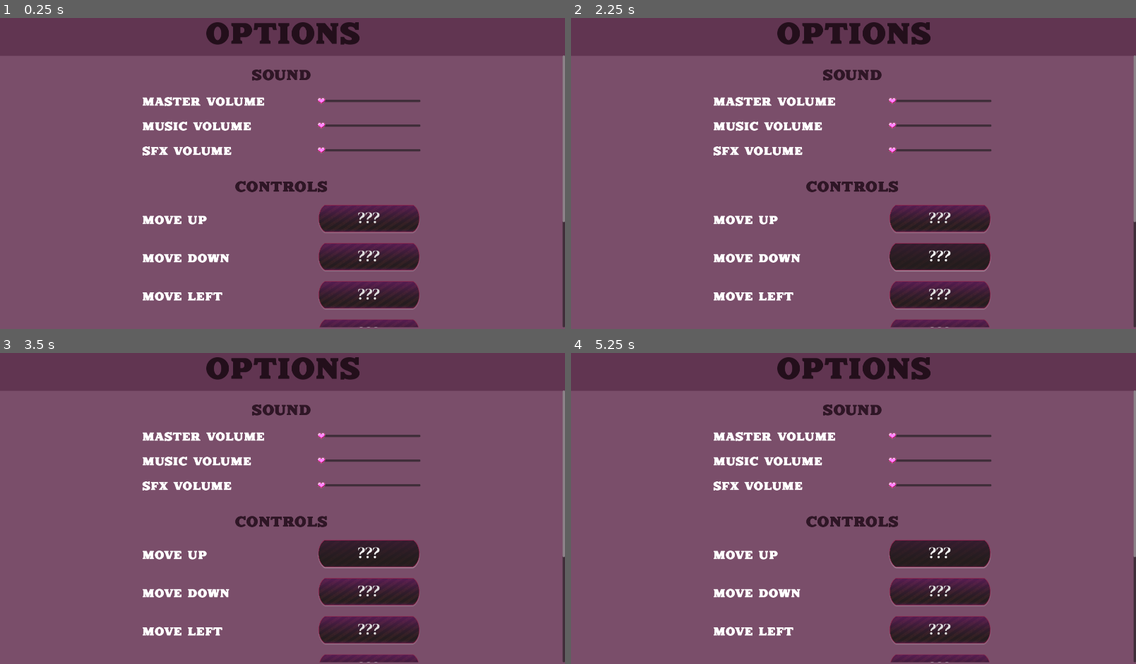
Above: before the commit, frames 1-4 (two rows, left to right).
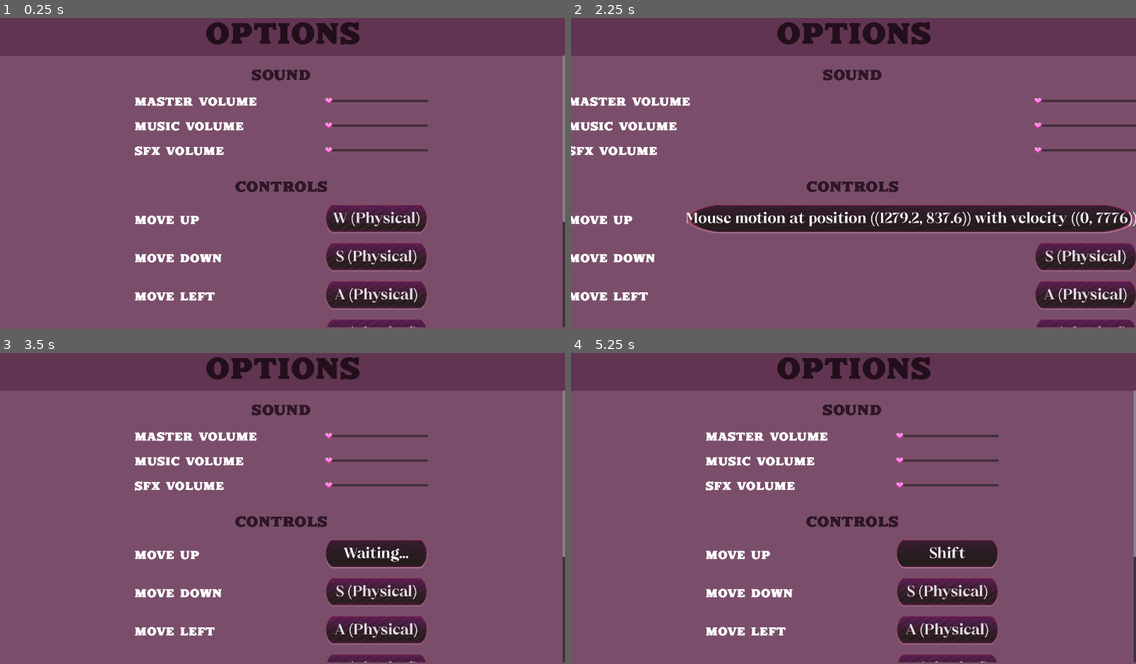
Above: after the commit, the same moments.

Repository: z3roco01/2025-skills-game
Game: Godot game, scene res://scenes/menus/options_screen.tscn
Two runs of this game, one before a commit and one after it. Both use one fixed random seed, a clock stepped at 60 frames per second and the inputs below. This scene is started directly instead of the project's main scene.
Inputs (mouse positions are in pixels of both pictures, inside the frame that each line leads up to):
- Up to frame 1 (0.25 s): no input
- Up to frame 2 (2.25 s): click "???" (after the commit: "W (Physical)") at 0.5 s; click "???" (after the commit: "Waiting...") at 1.25 s; click "???" (after the commit: "S (Physical)") at 2 s
- Up to frame 3 (3.5 s): click "???" (after the commit: "Mouse motion at position ((12…") at 2.75 s
- Up to frame 4 (5.25 s): click "???" (after the commit: "A (Physical)") at 3.5 s; click "???" (after the commit: "Mouse motion at position ((12…") at 4.25 s; tap Enter at 5 s; move the mouse to (977, 489) at 5.02 s; hold D (right) from 5.03 s (still down); tap Shift (dash) at 5.1 s

The runs differ from the first frame. In frame 1, 3.7% of the frame differs, in the area x 23-76%, y 16-100%; in frame 2, 17%, in the area x 0-100%, y 12-100%; in frame 3, 3.7%; in frame 4, 3.6%.

Commit message:
working keybind options

Diff:
--- a/scenes/menus/options_screen.tscn
+++ b/scenes/menus/options_screen.tscn
@@ -1,8 +1,9 @@
-[gd_scene load_steps=5 format=3 uid="uid://c3rj44358t1hs"]
+[gd_scene load_steps=6 format=3 uid="uid://c3rj44358t1hs"]
 
 [ext_resource type="Theme" uid="uid://pitvhinrum0q" path="res://ui/theme/ui.theme" id="1_nujkm"]
 [ext_resource type="FontFile" uid="uid://dsq807dy0tn51" path="res://ui/fonts/Laquile Serif.ttf" id="3_5lxlk"]
 [ext_resource type="FontFile" uid="uid://dfyug0ly7cnnn" path="res://ui/fonts/Rosamby.ttf" id="4_v3sct"]
+[ext_resource type="Script" path="res://scripts/menus/action_bind_button.gd" id="4_y445r"]
 [ext_resource type="Script" path="res://scripts/menus/back_button.gd" id="5_5rv80"]
 
 [node name="options_screen" type="Control"]
@@ -166,6 +167,8 @@
 theme_override_fonts/font = ExtResource("4_v3sct")
 theme_override_font_sizes/font_size = 50
 text = "???"
+script = ExtResource("4_y445r")
+actionName = "up"
 
 [node name="downOption" type="HBoxContainer" parent="ScrollContainer/VBoxContainer"]
 layout_mode = 2
@@ -189,6 +192,8 @@
 theme_override_fonts/font = ExtResource("4_v3sct")
 theme_override_font_sizes/font_size = 50
 text = "???"
+script = ExtResource("4_y445r")
+actionName = "back"
 
 [node name="leftOption" type="HBoxContainer" parent="ScrollContainer/VBoxContainer"]
 layout_mode = 2
@@ -212,6 +217,8 @@
 theme_override_fonts/font = ExtResource("4_v3sct")
 theme_override_font_sizes/font_size = 50
 text = "???"
+script = ExtResource("4_y445r")
+actionName = "left"
 
 [node name="rightOption" type="HBoxContainer" parent="ScrollContainer/VBoxContainer"]
 layout_mode = 2
@@ -235,6 +242,8 @@
 theme_override_fonts/font = ExtResource("4_v3sct")
 theme_override_font_sizes/font_size = 50
 text = "???"
+script = ExtResource("4_y445r")
+actionName = "right"
 
 [node name="slashOption" type="HBoxContainer" parent="ScrollContainer/VBoxContainer"]
 layout_mode = 2
@@ -258,6 +267,8 @@
 theme_override_fonts/font = ExtResource("4_v3sct")
 theme_override_font_sizes/font_size = 50
 text = "???"
+script = ExtResource("4_y445r")
+actionName = "primaryAttack"
 
 [node name="stabOption" type="HBoxContainer" parent="ScrollContainer/VBoxContainer"]
 layout_mode = 2
@@ -281,6 +292,8 @@
 theme_override_fonts/font = ExtResource("4_v3sct")
 theme_override_font_sizes/font_size = 50
 text = "???"
+script = ExtResource("4_y445r")
+actionName = "secondaryAttack"
 
 [node name="dashOption" type="HBoxContainer" parent="ScrollContainer/VBoxContainer"]
 layout_mode = 2
@@ -304,6 +317,8 @@
 theme_override_fonts/font = ExtResource("4_v3sct")
 theme_override_font_sizes/font_size = 50
 text = "???"
+script = ExtResource("4_y445r")
+actionName = "dash"
 
 [node name="backButton" type="Button" parent="ScrollContainer/VBoxContainer" node_paths=PackedStringArray("root")]
 custom_minimum_size = Vector2(350, 100)
--- /dev/null
+++ b/scripts/menus/action_bind_button.gd
@@ -0,0 +1,24 @@
+extends Button
+
+# the name of the action that will be set
+@export var actionName : String
+var gettingInput = false
+
+func _ready() -> void:
+	setText()
+
+func _pressed() -> void:
+	gettingInput = true
+	text = "Waiting..."
+
+func _input(event: InputEvent) -> void:
+	if(gettingInput):
+		InputMap.action_erase_events(actionName)
+		InputMap.action_add_event(actionName, event)
+		gettingInput = false
+		setText()
+
+func setText() -> void:
+	# set the text to the name of the first event for the action
+	# will only support one event per action
+	text = InputMap.action_get_events(actionName)[0].as_text()
